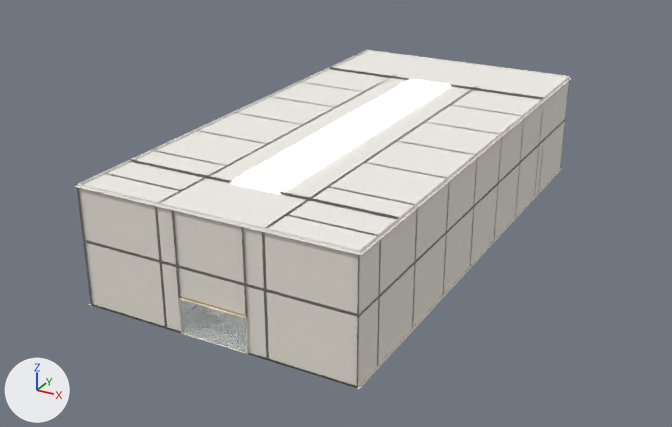
Two versions of the glTF model client/public/assets/mall/mall.glb, one commit apart.
Before and after are seen from a 50 mm camera at (49.0, -64.1, 48.9) aimed at (-4.8, 33.6, 0.0). Every picture has the same lights, and +X, +Y and +Z are marked at lower left. The first picture is the older version. Vertices at exactly the same position are counted once.

Names of what the first picture shows: 'glass', 'mall'.
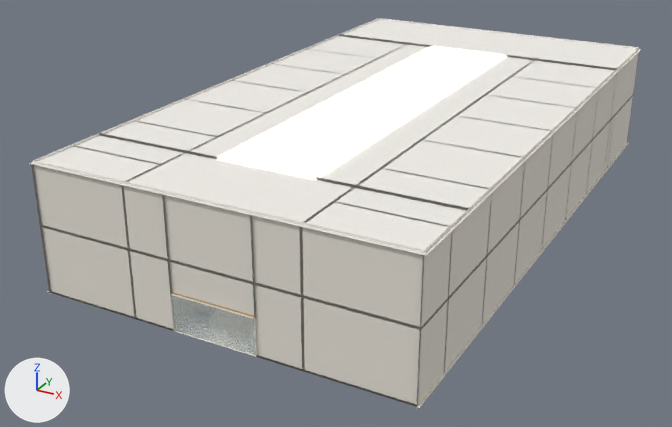
Where the change shows, as pixel boxes [x1, y1, x2, y2] in the pictures (672 x 427 px; the box of a moved part takes in the faces that stretch with it):
'mall', reshaped (23% wider, 15% taller)
    before: [74, 50, 571, 390]
    after: [29, 18, 641, 408]
part 1 of me_floor, moved or reshaped
    before: [106, 69, 388, 191]
    after: [74, 36, 400, 165]
part 2 of me_floor, moved or reshaped
    before: [377, 145, 540, 366]
    after: [444, 121, 611, 372]
part 3 of me_floor, moved or reshaped
    before: [287, 90, 543, 296]
    after: [335, 60, 617, 296]
part 4 of me_floor, added
    after: [172, 292, 257, 318]
part 5 of me_floor, rebuilt (23% wider, 15% taller)
    before: [74, 50, 571, 390]
    after: [29, 18, 641, 408]
part 6 of me_floor, rebuilt (23% wider, 19% taller)
    before: [85, 120, 565, 317]
    after: [44, 95, 633, 330]
part 7 of me_floor, deleted (mostly hidden)
    before: [155, 74, 478, 358]
part 8 of me_floor, added (mostly hidden)
    after: [121, 42, 539, 369]

The edits, one by one:
me_floor is used by ob_mall; location (0.0, 0.0, 0.0).
me_floor had 2070 vertices, 3784 faces and spanned x -16.3..16.3, y -0.3..64.3, z -0.3..13.9.
me_floor now has 2110 vertices, 3820 faces and spans x -22.3..22.3, y -0.3..80.3, z -0.3..15.3.
me_floor part 1: the loose piece of 80 vertices spanning x -16.0..-6.3, y 3.8..52.2, z 7.6..13.6 is scaled about its middle by (1.21, 1.25, 1.17), then moved by (-5.0, 8.0, 0.9).
me_floor part 2: the loose piece of 80 vertices spanning x 6.3..16.0, y 3.8..52.2, z 0.0..7.3 is scaled about its middle by (1.21, 1.25, 1.05), then moved by (5.0, 8.0, 0.2).
me_floor part 3: the loose piece of 80 vertices spanning x 6.3..16.0, y 3.8..52.2, z 7.6..13.6 is scaled about its middle by (1.21, 1.25, 1.17), then moved by (5.0, 8.0, 0.9).
me_floor part 4: a new loose piece, a box spanning x -5.1..5.1, y -0.05..0.02, z 4.2..4.35, in mat_trim (orange #b8955e).
me_floor part 5: the loose piece of 94 vertices spanning x -16.3..16.3, y -0.3..64.3, z -0.3..13.9 is rebuilt with 94 vertices and now spans x -22.3..22.3, y -0.3..80.3, z -0.3..15.3.
me_floor part 6: the loose piece of 24 vertices spanning x -16.0..16.0, y 0.0..64.0, z 7.3..7.6 is rebuilt with 24 vertices and now spans x -22.0..22.0, y 0.0..80.0, z 7.7..8.0.
me_floor part 7: 118 loose pieces with 1568 vertices, spanning x -6.3..6.3, y -0.1..54.0, z 0.0..13.6, are deleted.
me_floor part 8: 1432 vertices added at x -10.3..10.3, y 0.0..68.0, z 0.0..15.0.
Other edits to the shape of me_floor do not show in these pictures.
